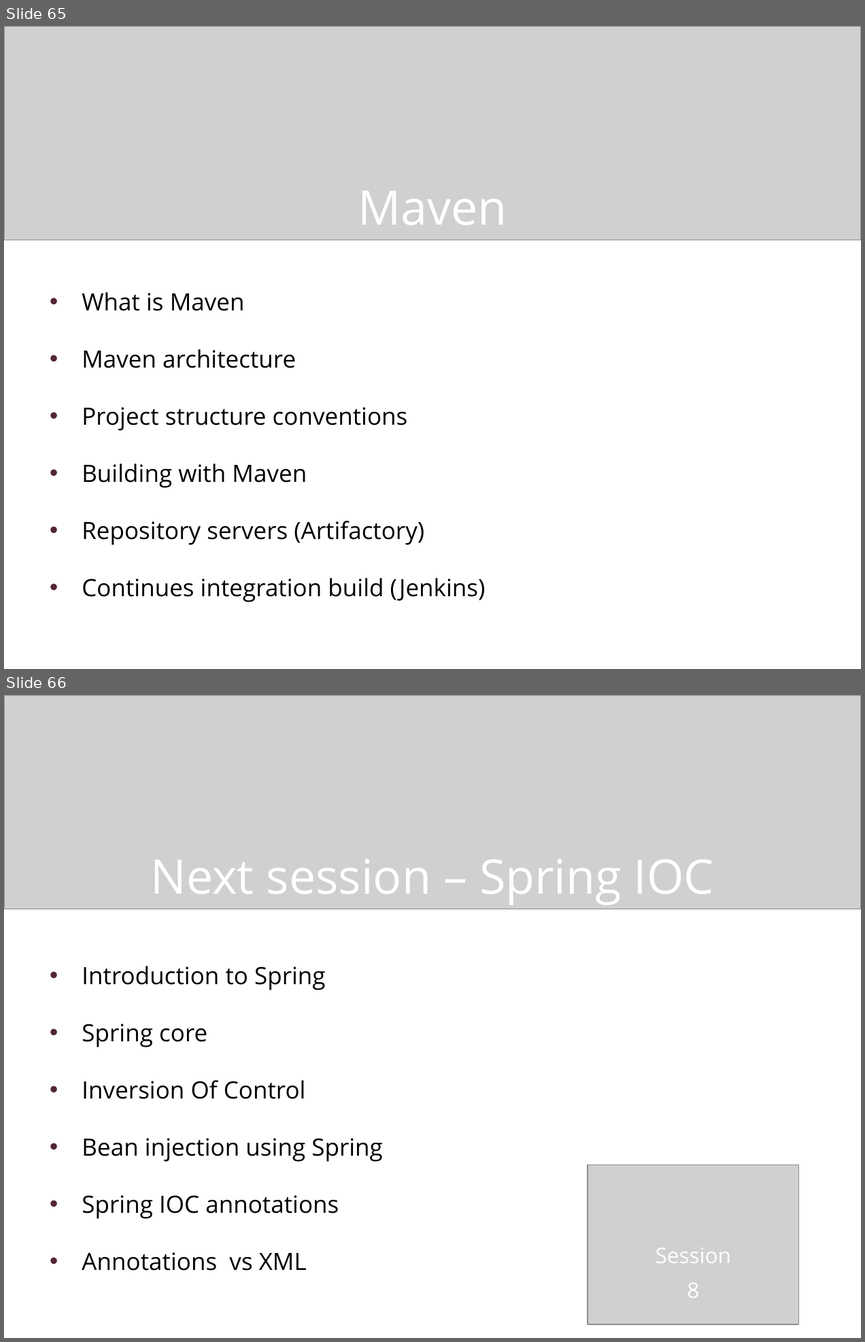
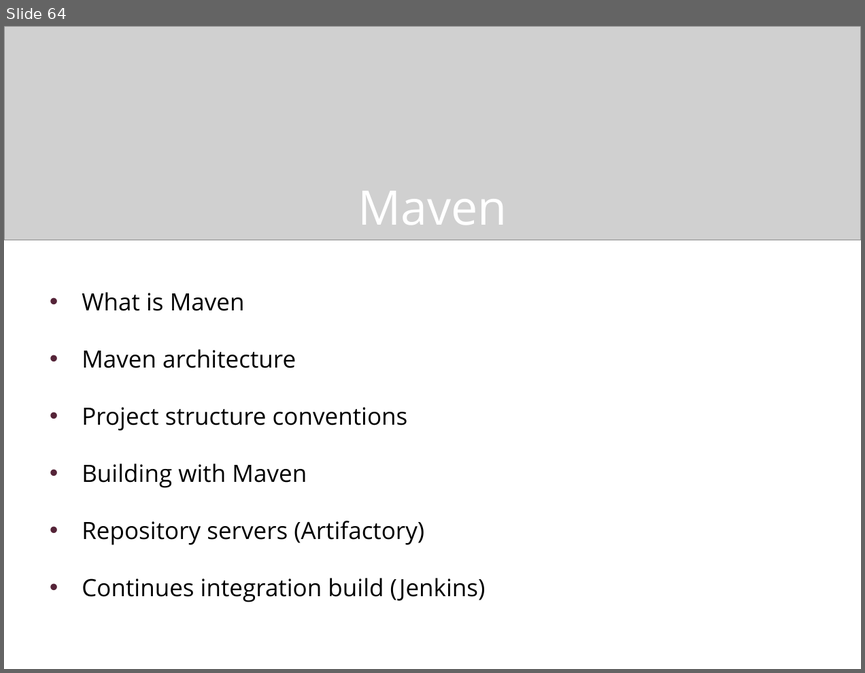
Before and after one commit to chaimt/Tikal-Java-RoadMap, a slide deck: Presentations/3b - Maven.pptx. Shown one above the other, each under a label of ours: slides 65 and 66 before the commit, slide 64 after it. The pictures are 865x1342 and 865x673 pixels, drawn with LibreOffice and Linux fonts; fonts in the diff are those of the drawing; grey boxes stand for pictures; background and template pictures are left out. Boxes give left, top, right and bottom in pixels: in the first picture for what was removed or moved away, otherwise in the second. Text is boxed around its words. In the diff, an @@ line names an element or a change of style, - is before the commit and + after.

```diff
--- a/Presentations/3b - Maven.pptx
+++ b/Presentations/3b - Maven.pptx
@@ slide 66 removed at [4, 695, 861, 1338], background picture (left out) @@
@@ picture removed at [4, 695, 861, 909] @@
@@ title removed at [151, 859, 714, 904] @@
-Next session – Spring IOC
@@ text removed at [82, 966, 383, 1270] @@
-• Introduction to Spring
-• Spring core
-• Inversion Of Control
-• Bean injection using Spring
-• Spring IOC annotations
-• Annotations vs XML
@@ picture removed at [587, 1164, 798, 1324] @@
@@ subtitle removed at [655, 1247, 731, 1297] @@
-Session
-8
@@ what was slide 65 is now slide 64 @@
```
Also in this commit, not shown: 1 slide changed, 1 other slide removed, 3 other files.
